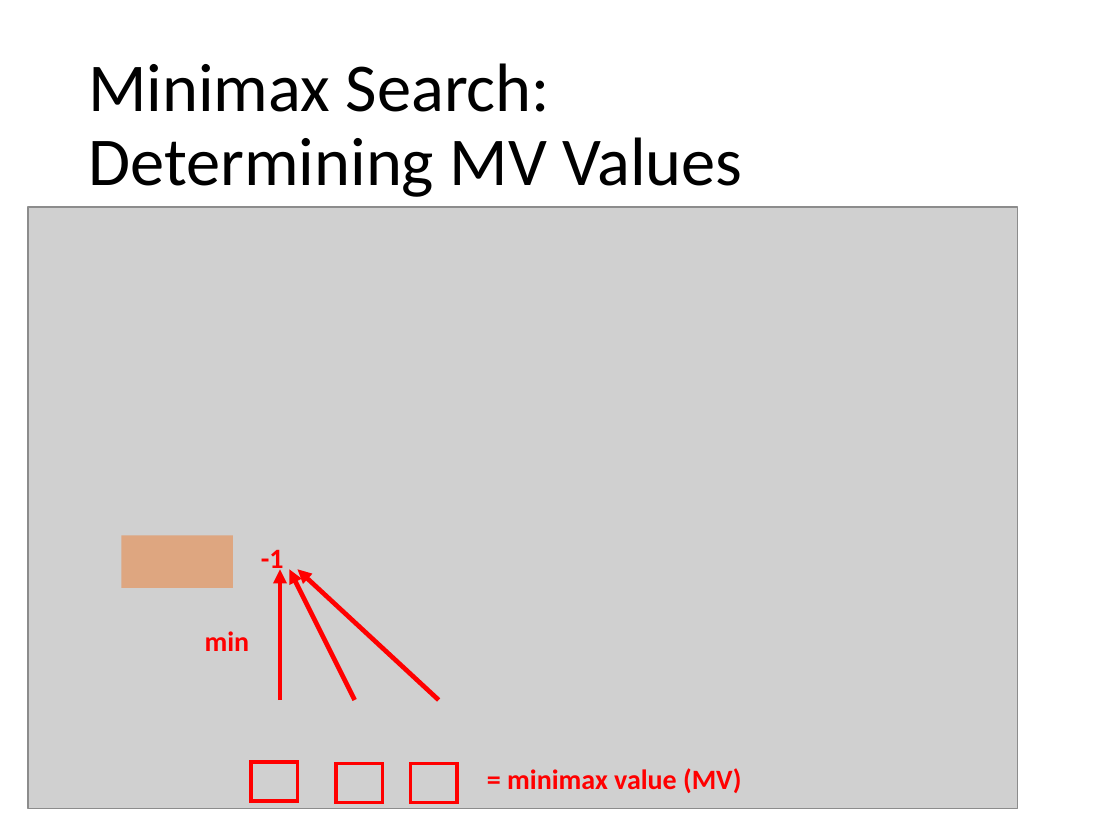
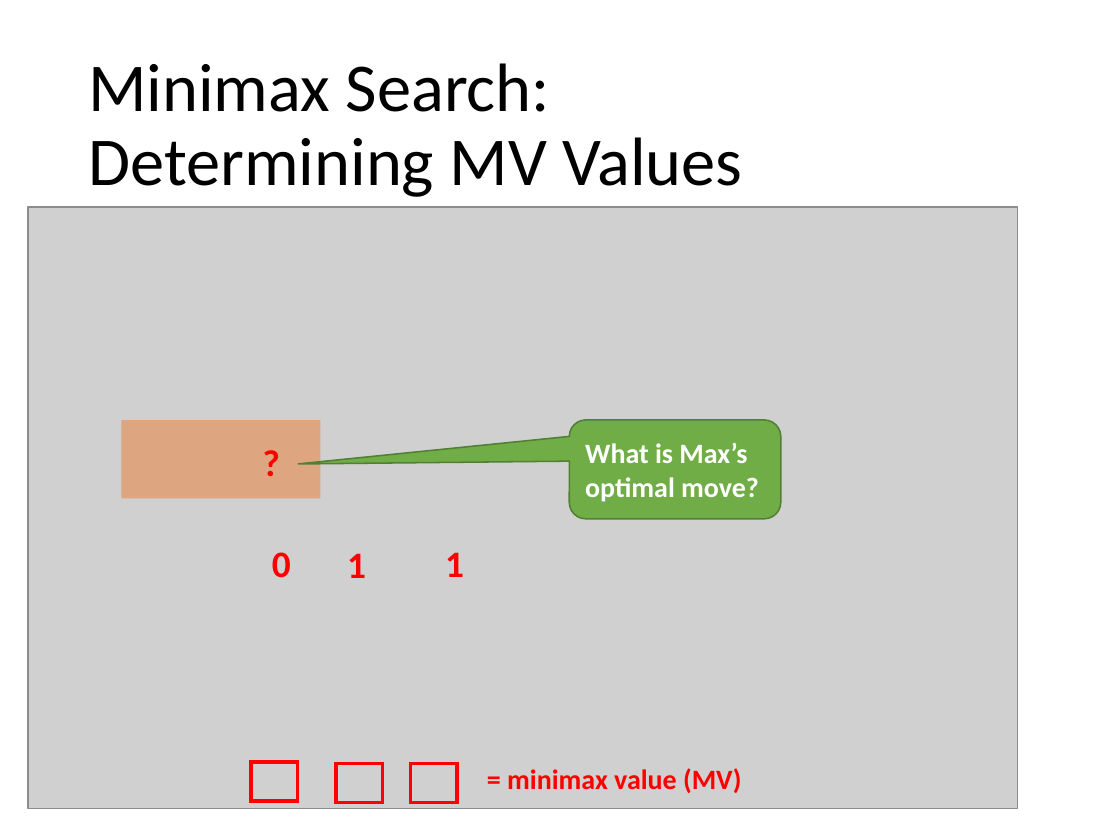
Before and after one commit to mhahsler/CS7320-AI, a slide deck: slide 15 of slides/05_games.pptx. Drawn at 1120x840 pixels with LibreOffice and Linux fonts; fonts in the diff are those of the drawing; grey boxes stand for pictures. Boxes give left, top, right and bottom in pixels: in the first picture for what was removed or moved away, otherwise in the second. Text is boxed around its words. In the diff, an @@ line names an element or a change of style, - is before the commit and + after.

```diff
--- a/slides/05_games.pptx
+++ b/slides/05_games.pptx
@@ rectangle: place and size @@
-rectangle at box(121, 535, 233, 588)
+rectangle at box(121, 420, 320, 498)
@@ text added at box(241, 433, 307, 489), 24 pt, text #FF0000, bold @@
+?
@@ rounded speech box added at box(569, 420, 781, 519), fill #70AD47, outline #538035 1 pt, 18 pt, text #FFFFFF, bold @@
+What is Max’s optimal move?
@@ text added at box(272, 552, 291, 578), 24 pt, text #FF0000, bold @@
+0
@@ arrow removed from (280, 700) to (280, 569) @@
@@ arrow removed from (355, 700) to (289, 569) @@
@@ arrow removed from (439, 700) to (298, 569) @@
@@ text at box(347, 553, 366, 578): text changed; size 18 to 24 pt @@
--1
+1
@@ text added at box(445, 552, 464, 577), 24 pt, text #FF0000, bold @@
+1
@@ text removed at box(205, 631, 250, 651) @@
-min
```
Also in this commit, not shown: 7 other slides changed, 1 slide removed, 1 other file.
